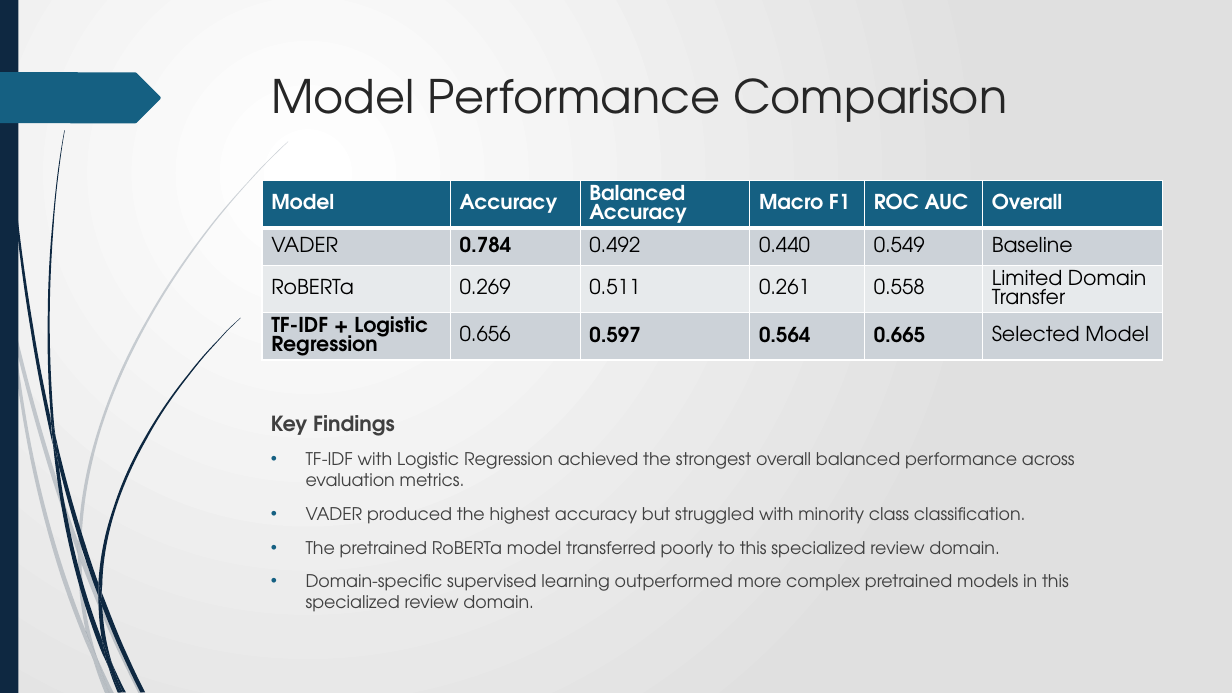
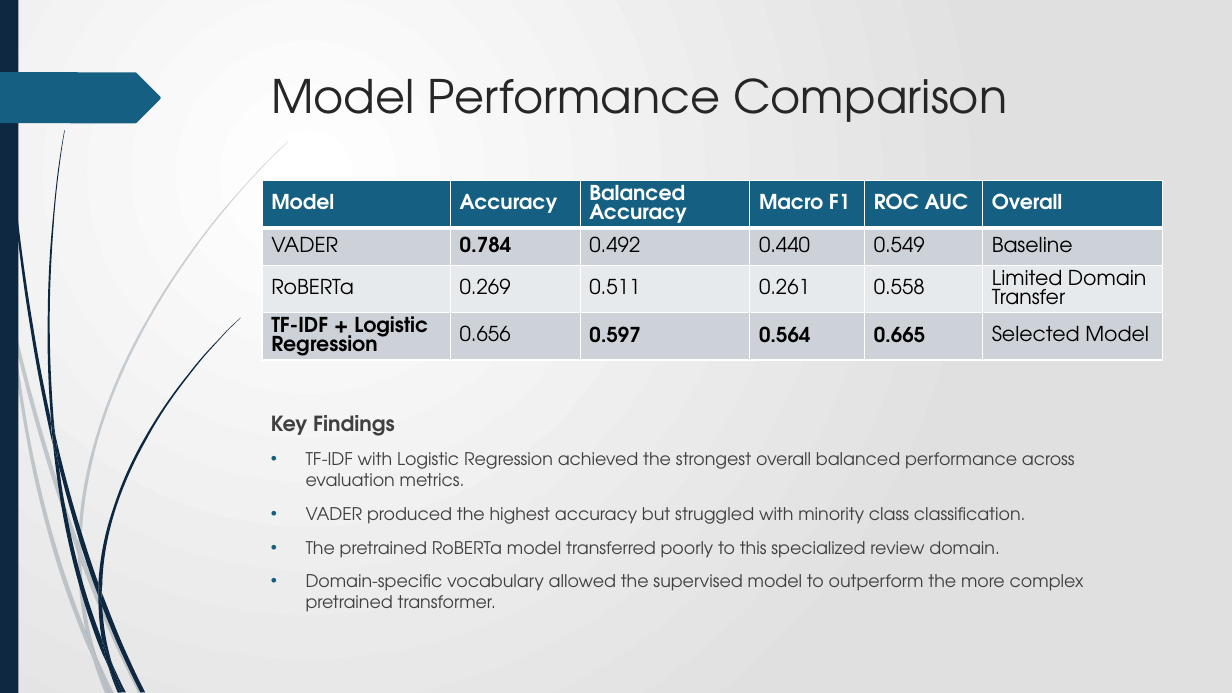
Before and after one commit to Austin-Engstrom/capstone-ds785, a slide deck: slide 4 of project_documents/DS785_Final_Presentation.pptx. Drawn at 1232x693 pixels with LibreOffice and Linux fonts; fonts in the diff are those of the drawing. Boxes give left, top, right and bottom in pixels: in the first picture for what was removed or moved away, otherwise in the second. Text is boxed around its words. In the diff, an @@ line names an element or a change of style, - is before the commit and + after.

```diff
--- a/project_documents/DS785_Final_Presentation.pptx
+++ b/project_documents/DS785_Final_Presentation.pptx
@@ text at (306,574,1084,608): text changed @@
-• Domain-specific supervised learning outperformed more complex pretrained models in this specialized review domain.
+• Domain-specific vocabulary allowed the supervised model to outperform the more complex pretrained transformer.
```
Also in this commit, not shown: 3 other slides changed.
